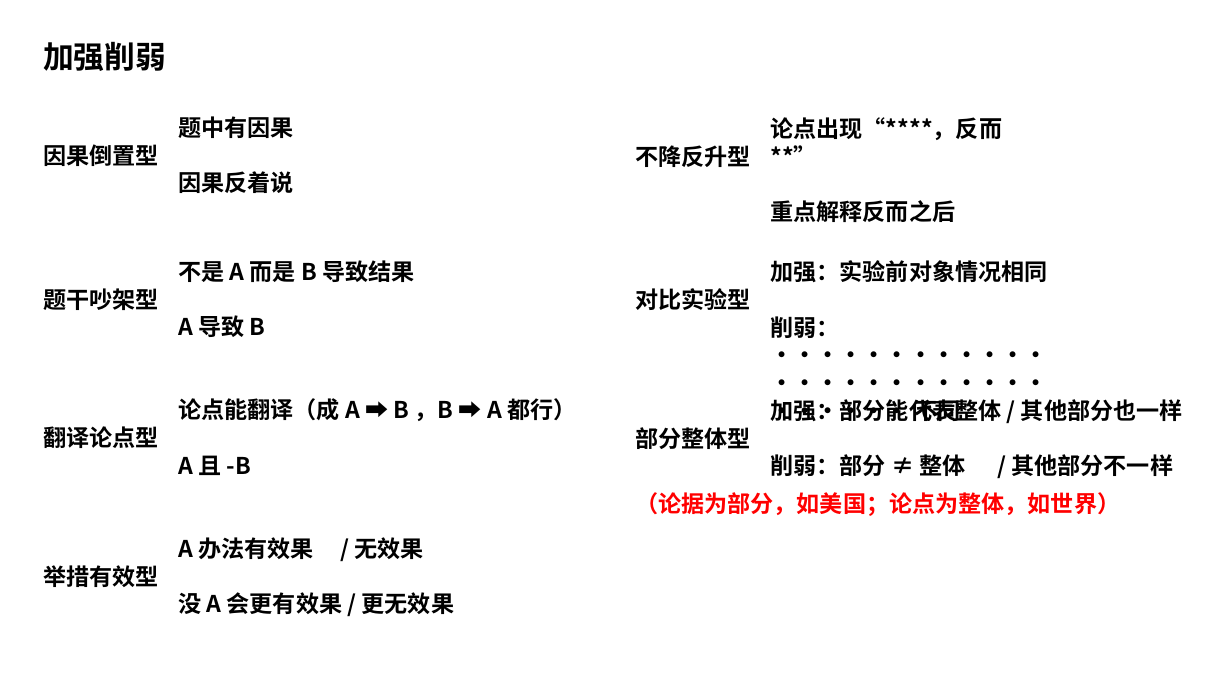
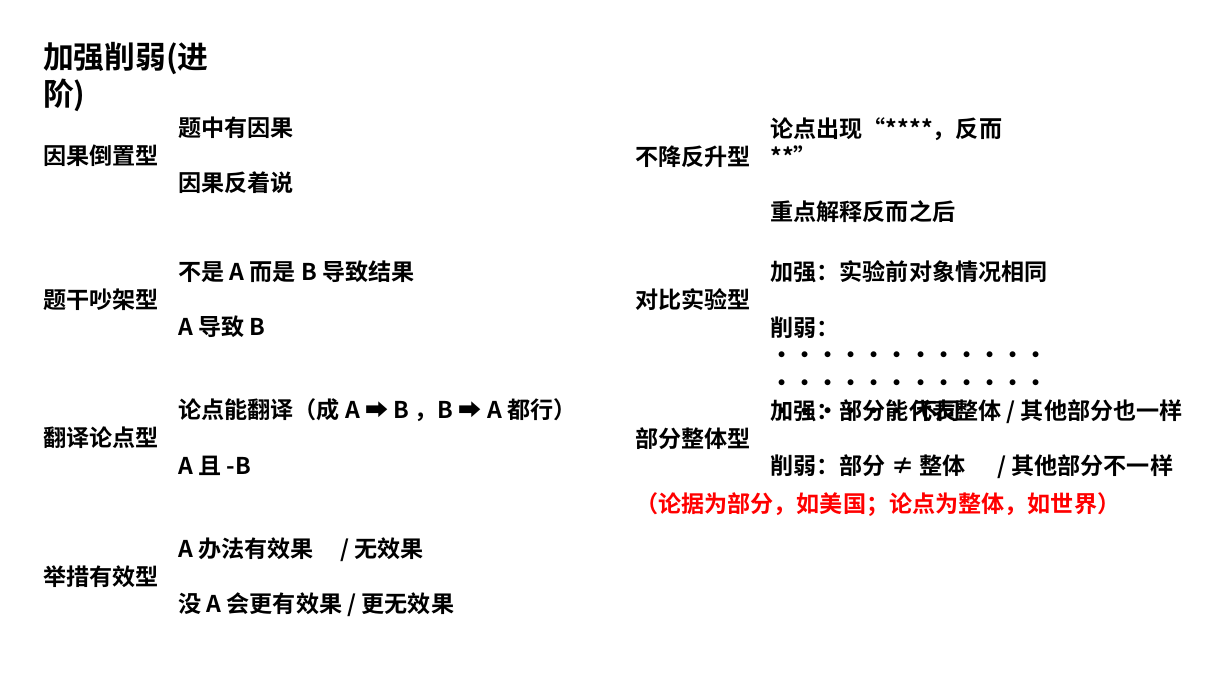
Before and after one commit to hornhuang/coder2ShiYeBian, a slide deck: slide 5 of 事业编备考/判断推理/判断推理.pptx (slide 3 before the commit). Drawn at 1232x693 pixels with LibreOffice and Linux fonts; fonts in the diff are those of the drawing. Boxes give left, top, right and bottom in pixels: in the first picture for what was removed or moved away, otherwise in the second. Text is boxed around its words. In the diff, an @@ line names an element or a change of style, - is before the commit and + after.

```diff
--- a/事业编备考/判断推理/判断推理.pptx
+++ b/事业编备考/判断推理/判断推理.pptx
@@ text at (43,41,209,111): text changed @@
-加强削弱
+加强削弱(进阶)
```
Also in this commit, not shown: 2 slides added.
